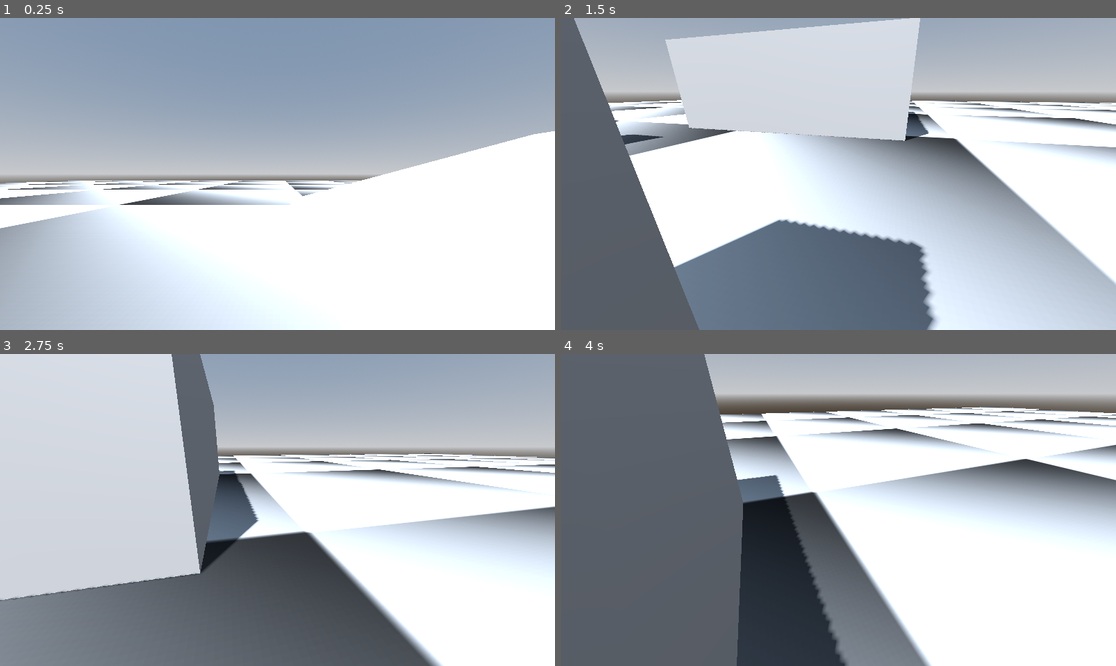
Above: before the commit, frames 1-4 (two rows, left to right).
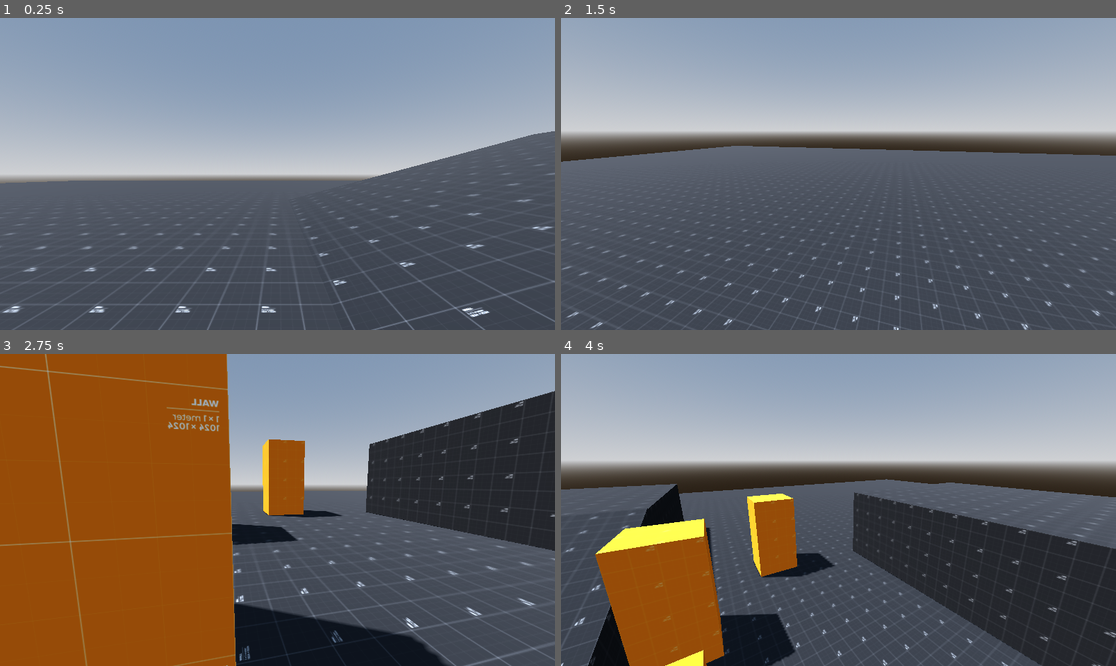
Above: after the commit, the same moments.

Repository: natanmaia95/GodotMovementFPS
Game: Godot game, scene res://scenes/maps/tests/test_scene_1.tscn
The game is run twice, just before and just after one commit, with the same random seed, the same clock (stepped at 60 frames per second) and the same inputs.
Inputs (mouse positions are in pixels of both pictures, inside the frame that each line leads up to):
- Up to frame 1 (0.25 s): no input
- Up to frame 2 (1.5 s): tap Enter at 0.5 s; move the mouse to (960, 158) at 0.52 s; hold D (strafe_right) 0.53-1.28 s; hold Ctrl (sprint) 0.53-1.28 s; click (960, 158) at 0.67 s; tap Space (jump) at 0.77 s; tap Q (turnaround, bound only after the commit) at 0.8, 1.35 s; move the mouse to (810, 174) at 1.27 s; hold W (move_forward) from 1.28 s (still down)
- Up to frame 3 (2.75 s): keep holding W (move_forward); tap Space (jump) at 1.52 s; tap Ctrl (sprint) at 1.55 s; move the mouse to (288, 503) at 2.02 s; hold Ctrl (sprint) from 2.03 s (still down); tap Q (turnaround, bound only after the commit) at 2.3 s
- Up to frame 4 (4 s): keep holding W (move_forward); move the mouse to (832, 516) at 2.77 s; release Ctrl (sprint) at 2.78 s; tap Q (turnaround, bound only after the commit) at 2.85, 3.8 s; tap Space (jump) at 3.02, 3.77 s; tap Ctrl (sprint) at 3.05 s; move the mouse to (877, 513) at 3.52 s; hold Ctrl (sprint) from 3.53 s (still down)

The runs differ from the first frame. In frame 1, 50% of the frame differs, in the area x 0-100%, y 36-100%; in frame 2, 72%; in frame 3, 83%; in frame 4, 89%, in the area x 0-100%, y 0-100%.

Commit message:
stuuuuff

Diff:
--- a/project.godot
+++ b/project.godot
@@ -47,6 +47,11 @@
 "events": [Object(InputEventKey,"resource_local_to_scene":false,"resource_name":"","device":-1,"window_id":0,"alt_press …(182 unchanged characters)…
 ]
 }
+turnaround={
+"deadzone": 0.5,
+"events": [Object(InputEventKey,"resource_local_to_scene":false,"resource_name":"","device":-1,"window_id":0,"alt_pressed":false,"shift_pressed":false,"ctrl_pressed":false,"meta_pressed":false,"pressed":false,"keycode":0,"physical_keycode":81,"key_label":0,"unicode":113,"echo":false,"script":null)
+]
+}
 
 [layer_names]
 
--- a/scenes/maps/tests/test_scene_1.tscn
+++ b/scenes/maps/tests/test_scene_1.tscn
@@ -1,6 +1,8 @@
 [gd_scene load_steps=8 format=3 uid="uid://b7gm1sf8tiqir"]
 
+[ext_resource type="Material" uid="uid://brfh3gbut8wdo" path="res://textures/prototype/_mat_black.tres" id="1_art4b"]
 [ext_resource type="PackedScene" uid="uid://c4ix1c7yuyl4f" path="res://scenes/player/fps_controller.tscn" id="1_t2gh3"]
+[ext_resource type="Material" uid="uid://xgvouh8o877h" path="res://textures/prototype/_mat_orange.tres" id="3_skyb5"]
 
 [sub_resource type="ProceduralSkyMaterial" id="ProceduralSkyMaterial_v2880"]
 sky_horizon_color = Color(0.64625, 0.65575, 0.67075, 1)
@@ -12,18 +14,9 @@
 [sub_resource type="Environment" id="Environment_st68l"]
 background_mode = 2
 sky = SubResource("Sky_6aq6q")
-tonemap_mode = 2
+tonemap_mode = 3
 
-[sub_resource type="Gradient" id="Gradient_2xp7x"]
-
-[sub_resource type="GradientTexture2D" id="GradientTexture2D_18n0f"]
-gradient = SubResource("Gradient_2xp7x")
-fill_from = Vector2(0, 1)
-
-[sub_resource type="StandardMaterial3D" id="StandardMaterial3D_o7bh4"]
-albedo_texture = SubResource("GradientTexture2D_18n0f")
-uv1_scale = Vector3(0.1, 0.1, 0.1)
-uv1_triplanar = true
+[sub_resource type="StandardMaterial3D" id="StandardMaterial3D_hny61"]
 
 [node name="TestScene1" type="Node3D"]
 
@@ -36,36 +29,49 @@
 
 [node name="CSGBox3D" type="CSGBox3D" parent="."]
 transform = Transform3D(1, 0, 0, 0, 1, 0, 0, 0, 1, 0, -1, 0)
-material_override = SubResource("StandardMaterial3D_o7bh4")
+material_override = ExtResource("1_art4b")
 use_collision = true
 size = Vector3(100, 1, 100)
 
 [node name="FpsController" parent="." instance=ExtResource("1_t2gh3")]
 transform = Transform3D(1, 0, 0, 0, 1, 0, 0, 0, 1, -1.78139, 1.02304, 0.492347)
 
+[node name="CSGBox3D2" type="CSGBox3D" parent="."]
+transform = Transform3D(1, 0, 0, 0, 1, 0, 0, 0, 1, 4, 1.5, 0)
+material_override = ExtResource("3_skyb5")
+use_collision = true
+size = Vector3(2, 4, 2)
+material = SubResource("StandardMaterial3D_hny61")
+
+[node name="CSGBox3D3" type="CSGBox3D" parent="."]
+transform = Transform3D(1, 0, 0, 0, 1, 0, 0, 0, 1, 10, 1.5, 0)
+material_override = ExtResource("3_skyb5")
+use_collision = true
+size = Vector3(2, 4, 2)
+
+[node name="CSGBox3D4" type="CSGBox3D" parent="."]
+transform = Transform3D(1, 0, 0, 0, 1, 0, 0, 0, 1, 14, 1.5, 4)
+material_override = ExtResource("3_skyb5")
+use_collision = true
+size = Vector3(2, 4, 2)
+
+[node name="CSGBox3D5" type="CSGBox3D" parent="."]
+transform = Transform3D(1, 0, 0, 0, 1, 0, 0, 0, 1, 7.5, 1.5, 14.5)
+material_override = ExtResource("1_art4b")
+use_collision = true
+size = Vector3(11, 4, 11)
+
+[node name="CSGBox3D6" type="CSGBox3D" parent="."]
+transform = Transform3D(1, 0, 0, 0, 1, 0, 0, 0, 1, 19.5, 1.5, -6.5)
+material_override = ExtResource("1_art4b")
+use_collision = true
+size = Vector3(11, 4, 11)
+
+[node name="CSGBox3D7" type="CSGBox3D" parent="."]
+transform = Transform3D(0.965926, -0.258819, 0, 0.258819, 0.965926, 0, 0, 0, 1, 6.27527, -0.591301, -6.5)
+material_override = ExtResource("1_art4b")
+use_collision = true
+size = Vector3(17, 4, 11)
+
 [node name="CSGCombiner3D" type="CSGCombiner3D" parent="."]
 use_collision = true
-
-[node name="CSGBox3D2" type="CSGBox3D" parent="CSGCombiner3D"]
-transform = Transform3D(1, 0, 0, 0, 1, 0, 0, 0, 1, 4, 1.5, 0)
-size = Vector3(2, 4, 2)
-
-[node name="CSGBox3D3" type="CSGBox3D" parent="CSGCombiner3D"]
-transform = Transform3D(1, 0, 0, 0, 1, 0, 0, 0, 1, 10, 1.5, 0)
-size = Vector3(2, 4, 2)
-
-[node name="CSGBox3D4" type="CSGBox3D" parent="CSGCombiner3D"]
-transform = Transform3D(1, 0, 0, 0, 1, 0, 0, 0, 1, 14, 1.5, 4)
-size = Vector3(2, 4, 2)
-
-[node name="CSGBox3D5" type="CSGBox3D" parent="CSGCombiner3D"]
-transform = Transform3D(1, 0, 0, 0, 1, 0, 0, 0, 1, 7.5, 1.5, 14.5)
-size = Vector3(11, 4, 11)
-
-[node name="CSGBox3D6" type="CSGBox3D" parent="CSGCombiner3D"]
-transform = Transform3D(1, 0, 0, 0, 1, 0, 0, 0, 1, 19.5, 1.5, -6.5)
-size = Vector3(11, 4, 11)
-
-[node name="CSGBox3D7" type="CSGBox3D" parent="CSGCombiner3D"]
-transform = Transform3D(0.965926, -0.258819, 0, 0.258819, 0.965926, 0, 0, 0, 1, 6.27527, -0.591301, -6.5)
-size = Vector3(17, 4, 11)
--- a/scenes/player/fps_controller.gd
+++ b/scenes/player/fps_controller.gd
@@ -7,15 +7,17 @@
 @export var tilt_enabled := true
 
 @export var gravity := 16.0
+@export var air_accel := 10.0
 
 # "tried and tested" values
+
 @export var walk_speed := 7.0
 @export var sprint_speed := 11.0
 @export var ground_accel := 14.0
 @export var ground_decel := 10.0
 @export var ground_friction := 6.0
 @export var air_cap := 0.85
-@export var air_accel := 800.0
+#@export var air_accel := 800.0
 @export var air_move_speed := 500.0
 
 const HEADBOB_MOVE_AMOUNT = 0.1
@@ -25,7 +27,9 @@
 var input_direction := Vector2.ZERO
 var wish_direction := Vector3.ZERO # input direction but in worldspace
 var last_mouse_move := Vector2.ZERO
-
+var look_tilt_timer := 0.0
+var is_in_turnaround := false
+var turnaround_timer := 0.0
 
 func _ready():
 	_ready_hide_model_for_camera()
@@ -61,16 +65,16 @@
 	wish_direction = self.global_transform.basis * Vector3(input_direction.x, 0, input_direction.y)
 	#_handle_ground_physics(delta)
 	if is_on_floor():
+		_handle_turnaround(delta)
 		_handle_ground_physics(delta)
 	else:
 		_handle_air_physics(delta)
+		_handle_wallclimb(delta)
 
 	move_and_slide()
 
 
 func _handle_ground_physics(delta):
-	#velocity = wish_direction * get_move_speed()
-
 	var cur_speed_in_wish_dir = self.velocity.dot(wish_direction)
 	#var capped_speed = min((air_move_speed * wish_direction).length(), air_cap)
 	var add_speed_till_cap = get_move_speed() - cur_speed_in_wish_dir
@@ -97,6 +101,11 @@
 func _handle_air_physics(delta):
 	velocity.y -= gravity * delta # gravity
 
+	# air braking
+	#var hor_velocity = Vector3(velocity.x, 0, velocity.z)
+	#if Input.is_action_pressed("move_backward"):
+		#velocity -= hor_velocity * delta *1
+
 	# source/quake air movement
 	#var speed_projected_to_wish_direction = velocity.dot(wish_direction)
 	#var capped_speed = min((air_move_speed * wish_direction).length(), air_cap)
@@ -106,16 +115,36 @@
 		#accel_speed = min(accel_speed, speed_remaining_until_cap)
 		#velocity += accel_speed * wish_direction
 
-	var cur_speed_in_wish_dir = self.velocity.dot(wish_direction)
-	var capped_speed = min((air_move_speed * wish_direction).length(), air_cap)
-	var add_speed_till_cap = capped_speed - cur_speed_in_wish_dir
-	if add_speed_till_cap > 0:
-		var accel_speed = air_accel * air_move_speed * delta
-		accel_speed = min(accel_speed, add_speed_till_cap)
-		velocity += accel_speed * wish_direction
-
-
-
+	#var cur_speed_in_wish_dir = self.velocity.dot(wish_direction)
+	#var capped_speed = min((air_move_speed * wish_direction).length(), air_cap)
+	#var add_speed_till_cap = capped_speed - cur_speed_in_wish_dir
+	#if add_speed_till_cap > 0:
+		#var accel_speed = air_accel * air_move_speed * delta
+		#accel_speed = min(accel_speed, add_speed_till_cap)
+		#velocity += accel_speed * wish_direction
+
+
+func _handle_turnaround(delta):
+	turnaround_timer -= delta
+	if turnaround_timer <= 0 and Input.is_action_just_pressed("turnaround"):
+		velocity.x = 0
+		velocity.z = 0
+		turnaround_timer = 0.8
+		var turn_tween = create_tween().set_ease(Tween.EASE_OUT).set_trans(Tween.TRANS_CUBIC)
+		turn_tween.tween_property(self, "is_in_turnaround", true, 0.01)
+		turn_tween.set_parallel(true)
+		turn_tween.tween_property(self, "velocity:x", 0, 0.3)
+		turn_tween.tween_property(self, "velocity:z", 0, 0.3)
+		turn_tween.tween_property(self, "rotation:y", rotation.y + PI, 0.4)
+		turn_tween.set_parallel(false)
+		turn_tween.tween_property(self, "is_in_turnaround", false, 0.01)
+
+
+func _handle_wallclimb(delta):
+	if is_on_wall() and not is_on_ceiling():
+		velocity = -global_basis.z * 1
+		velocity.y = 5
+		#velocity += -global_basis.z * walk_speed * delta
 
 func _process(delta):
 
@@ -133,15 +162,16 @@
 
 	var target_v_offset := 0.0
 	var target_h_offset := 0.0
-	if velocity == Vector3.ZERO:
+	if velocity.length() < 2.0:
+		headbob_timer = 0
 		target_v_offset = 0
 		target_h_offset = 0
 	else:
 		target_v_offset = HEADBOB_MOVE_AMOUNT * sin(headbob_timer * PI*2 / HEADBOB_FREQUENCY)
 		target_h_offset = HEADBOB_MOVE_AMOUNT * 0.5 * sin(0.5 * headbob_timer * PI*2 / HEADBOB_FREQUENCY)
 
-	%HeadCamera.v_offset = move_toward(%HeadCamera.v_offset, target_v_offset, delta*10)
-	%HeadCamera.h_offset = move_toward(%HeadCamera.h_offset, target_h_offset, delta*10)
+	%HeadCamera.v_offset = move_toward(%HeadCamera.v_offset, target_v_offset, delta*1)
+	%HeadCamera.h_offset = move_toward(%HeadCamera.h_offset, target_h_offset, delta*1)
 
 
 func _process_look_tilt(delta):
@@ -152,37 +182,40 @@
 
 	# tilt
 	if tilt_enabled:
+		look_tilt_timer += delta
 		var target_tilt_degrees := 0.0
 		var tilt_speed_degrees := 0.0
 		var should_lerp = false
-		if is_on_floor():
+		var should_update_tilt = true
+		if !is_on_floor():
+			#should_lerp = true
+			tilt_speed_degrees = 100
+		else:
 			if last_mouse_move.x != 0:
+				look_tilt_timer = 0.0
 				tilt_speed_degrees = clamp(last_mouse_move.x, -50, 50) * 5
 				#print(tilt_speed_degrees)
 				target_tilt_degrees = -sign(last_mouse_move.x)
-				target_tilt_degrees *= 30 if is_sprinting() else 1
+				target_tilt_degrees *= 45 if is_sprinting() else 0
 
 				if sign(last_mouse_move.x) == sign(%Head.rotation_degrees.z):
 					tilt_speed_degrees *= 4
-
+				if is_in_turnaround:
+					tilt_speed_degrees *= -4
+
+		if should_update_tilt:
+			if should_lerp:
+				%Head.rotation_degrees.z = lerp(%Head.rotation_degrees.z, target_tilt_degrees, abs(tilt_speed_degrees*delta)/10)
 			else:
-				should_lerp = true
-				tilt_speed_degrees = 50 if is_sprinting() else 50
-		else:
-			should_lerp = true
-			tilt_speed_degrees = 100
-
-		if should_lerp:
-			%Head.rotation_degrees.z = lerp(%Head.rotation_degrees.z, target_tilt_degrees, abs(tilt_speed_degrees*delta)/10)
-		else:
-			%Head.rotation_degrees.z = move_toward(%Head.rotation_degrees.z, target_tilt_degrees, abs(tilt_speed_degrees*delta))
-
-	if is_sprinting():
-		last_mouse_move = lerp(last_mouse_move, Vector2.ZERO, delta*10)
-	else:
-		last_mouse_move = Vector2.ZERO
-	if abs(last_mouse_move.x) < 0.5 and abs(last_mouse_move.y) < 0.5:
-		last_mouse_move = Vector2.ZERO
+				%Head.rotation_degrees.z = move_toward(%Head.rotation_degrees.z, target_tilt_degrees, abs(tilt_speed_degrees)*delta)
+			%Head.rotation_degrees.z = lerp(%Head.rotation_degrees.z, 0.0, delta*2)
+
+	#if is_sprinting():
+		#last_mouse_move = lerp(last_mouse_move, Vector2.ZERO, delta*10)
+	#else:
+	last_mouse_move = Vector2.ZERO
+	#if abs(last_mouse_move.x) < 0.5 and abs(last_mouse_move.y) < 0.5:
+		#last_mouse_move = Vector2.ZERO
 	print(last_mouse_move)
 
 
--- /dev/null
+++ b/textures/prototype/_mat_black.tres
@@ -0,0 +1,7 @@
+[gd_resource type="StandardMaterial3D" load_steps=2 format=3 uid="uid://brfh3gbut8wdo"]
+
+[ext_resource type="Texture2D" uid="uid://dyxh87gbird5g" path="res://textures/prototype/black_texture_0.png" id="1_ilo5c"]
+
+[resource]
+albedo_texture = ExtResource("1_ilo5c")
+uv1_triplanar = true
--- /dev/null
+++ b/textures/prototype/_mat_orange.tres
@@ -0,0 +1,7 @@
+[gd_resource type="StandardMaterial3D" load_steps=2 format=3 uid="uid://xgvouh8o877h"]
+
+[ext_resource type="Texture2D" uid="uid://bu20esbja262v" path="res://textures/prototype/orange_texture_0.png" id="1_fjqow"]
+
+[resource]
+albedo_texture = ExtResource("1_fjqow")
+uv1_triplanar = true
Binary file added: textures/prototype/black_texture_0.png
Not shown, added: textures/prototype/black_texture_0.png.import
Not shown, added: textures/prototype/black_texture_01.png.import
Not shown, added: textures/prototype/black_texture_02.png.import
Not shown, added: textures/prototype/black_texture_03.png.import
Not shown, added: textures/prototype/black_texture_04.png.import
Not shown, added: textures/prototype/black_texture_05.png.import
Not shown, added: textures/prototype/black_texture_06.png.import
Not shown, added: textures/prototype/black_texture_07.png.import
Not shown, added: textures/prototype/black_texture_08.png.import
Not shown, added: textures/prototype/black_texture_09.png.import
Binary file added: textures/prototype/black_texture_1.png
(and 96 more such lines)
